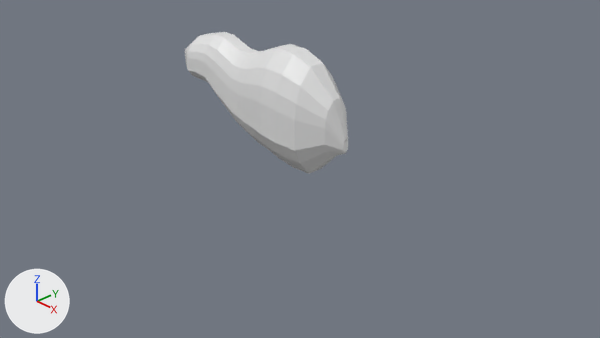
An edit to the Blender file resources/blender/Rat.blend, drawn before and after from the same camera.
The view is the same before and after, from the file's camera 'Camera'. The lights are fixed; the arrows at lower left show +X, +Y and +Z.

Before the edit, the objects in view are built like this:
```python
mat_material = principled_material('Material')
mat_material.base_color = (0.8, 0.8, 0.8)  # white #e7e7e7
mat_material.roughness = 0.4
me_cube = bpy.data.meshes.new('Cube')
me_cube.from_pydata(...)  # 184 vertices, 158 faces; spans x -27.1..9.3, y -4.8..0.4, z 0.0..2.8
me_cube.materials.append(mat_material)  # white #e7e7e7
ob_cube = bpy.data.objects.new('Cube', me_cube)
ob_cube.location = (0.0, 0.0, 0.0)
ob_cube.scale = (0.0911, 0.0882, 0.571)
_m = ob_cube.modifiers.new('Mirror', 'MIRROR')
_m.use_axis = (False, True, False)
```
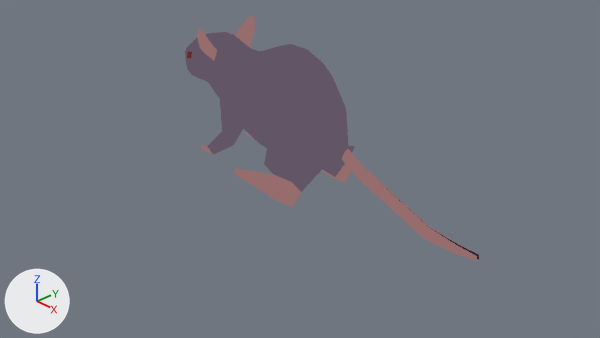
Diff of the bpy script that builds the scene:
```diff
--- a/resources/blender/Rat.blend.py
+++ b/resources/blender/Rat.blend.py
@@ img_shades_png @@
+img_shades_png = load_image('shades.png', 'shades.png', 808, 8, 'sRGB')
@@ mat_material @@
-mat_material = principled_material('Material')
-mat_material.base_color = (0.8, 0.8, 0.8)  # white #e7e7e7
-mat_material.roughness = 0.4
+mat_material = emission_material('Material')
+mat_material.texture = img_shades_png
@@ me_cube @@
 # used by ob_cube; location = (0.0, 0.0, 0.0); scale = (0.0911, 0.0882, 0.571)
-me_cube.from_pydata(...)  # 184 vertices, 158 faces; spans x -27.1..9.3, y -4.8..0.4, z 0.0..2.8
+me_cube.from_pydata(...)  # 312 vertices, 281 faces, 1 loose edge; spans x -27.1..32.3, y -8.0..0.0, z -0.6..2.9
+# me_cube part 1
+# 27 vertices are removed from x -27.1..9.3, y -0.4..0.4, z 0.8..1.8
+# 60 faces are deleted
+# 7 vertices move from x 9.3, y -0.5..0.0, z 0.8..1.0 to x 7.7..9.5, y -2.7..-0.4, z 0.5..0.8
+# 149 vertices are added at x -26.4..32.3, y -8.0..0.0, z -0.6..2.9
+# 6 new vertices lie (1.1, 0.0, 0.0) away from vertices in x -22.2..-22.1, y -3.5..0.0, z 1.2..2.1
+# 1 loose edge is added
+# 183 new faces join them
+# me_cube part 2: 98 kept faces spanning x -20.0..9.5, y -4.8..0.0, z 0.0..2.8 get new texture (UV) coordinates
 me_cube.materials.append(mat_material)
```

Changed parts and their boxes (x1, y1, x2, y2) in the pictures (600 x 338 px):
'Cube', surface changed, reshaped (white to grey, 80% wider, 72% taller): before (185, 32, 348, 174); after (185, 16, 480, 261)
part 1 of me_cube, built on: before (185, 33, 348, 174); after (185, 16, 480, 261)
part 2 of me_cube, surface changed (white to grey): (196, 32, 344, 163) in both
